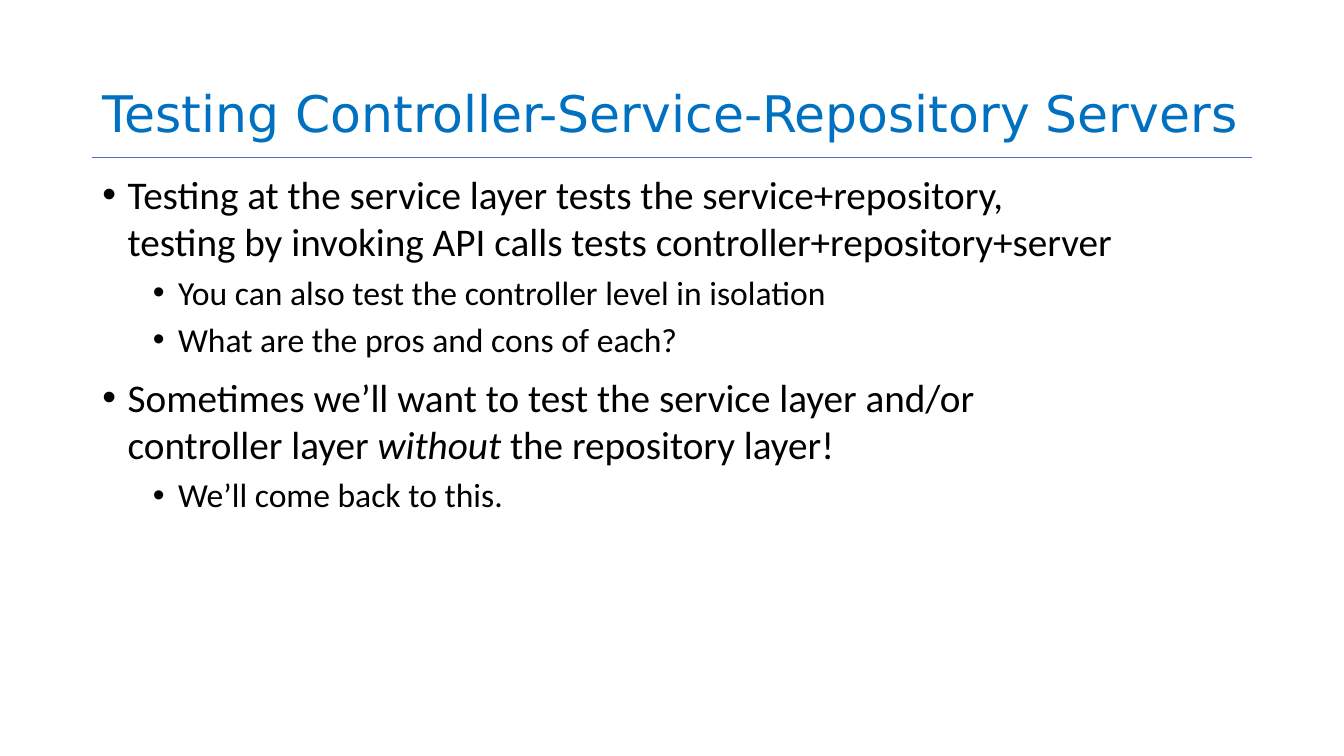
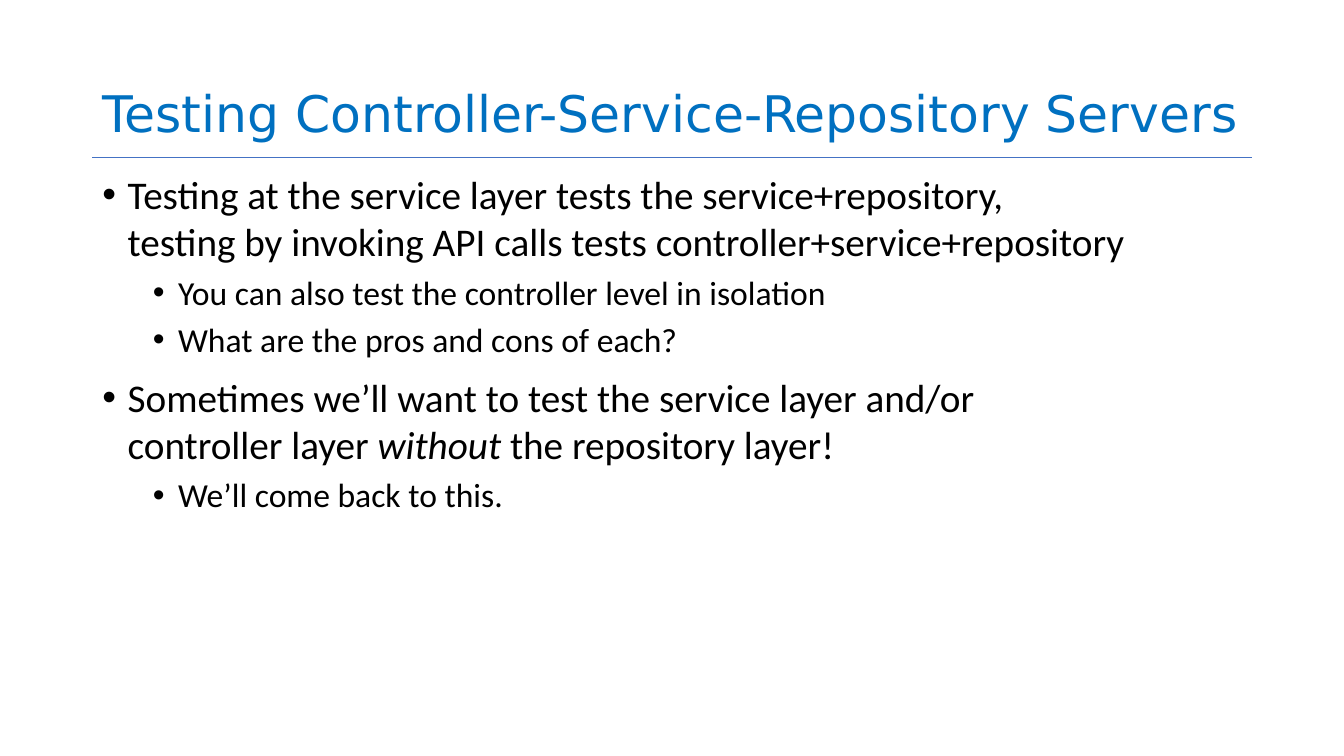
Before and after one commit to neu-se/CS4530-Spring-2026, a slide deck: slide 24 of Slides/Module 04 Web Applications.pptx. Drawn at 1344x756 pixels with LibreOffice and Linux fonts; fonts in the diff are those of the drawing. Boxes give left, top, right and bottom in pixels: in the first picture for what was removed or moved away, otherwise in the second. Text is boxed around its words. In the diff, an @@ line names an element or a change of style, - is before the commit and + after.

Commit message:
fixed typos in M04 slides

```diff
--- a/Slides/Module 04 Web Applications.pptx
+++ b/Slides/Module 04 Web Applications.pptx
@@ text at <box>128,181,1124,263</box>: text changed @@
-• Testing at the service layer tests the service+repository,
-  testing by invoking API calls tests controller+repository+server
+• Testing at the service layer tests the service+repository,
+  testing by invoking API calls tests controller+service+repository
```
Also in this commit, not shown: 7 other slides changed, 1 other file.
